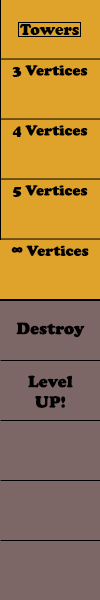
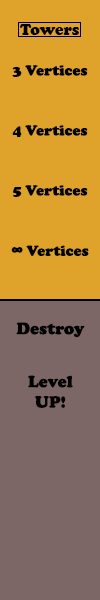
Before/after of a 100 x 600 layered artwork. What changed in the layer stack:
hid "Linha 13" over [0, 0, 100, 541]
